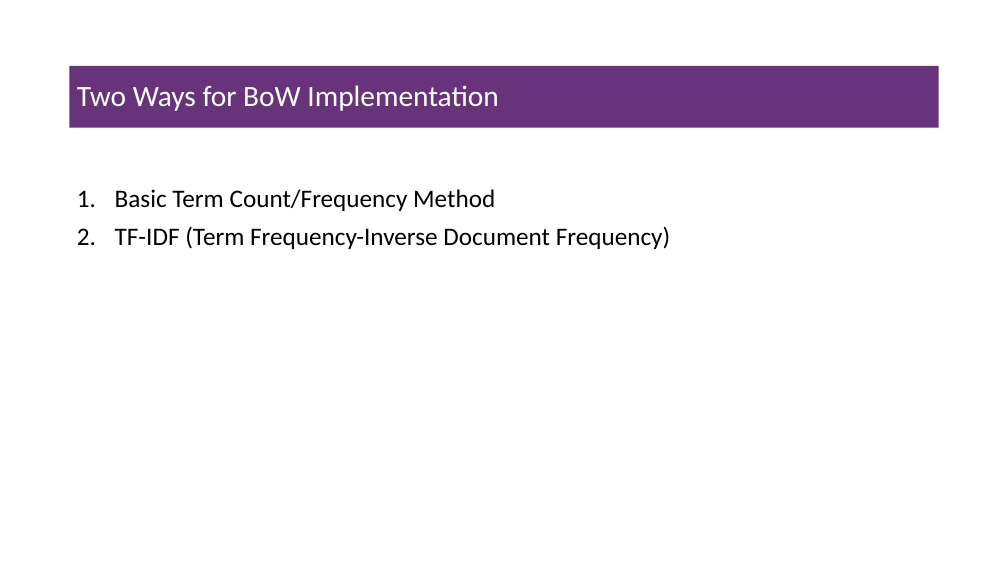
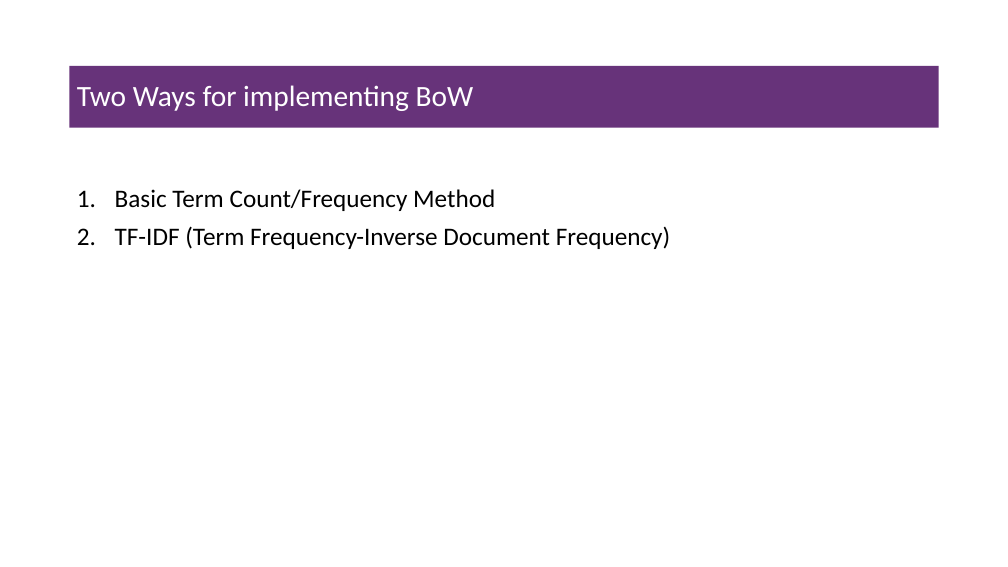
Before and after one commit to msfasha/307307-BI-Methods, a slide deck: slide 21 of 20242-NLP-LLM/lecture notes/Part 1 - Introduction to NLP/1.1-introduction to NLP.pptx (slide 18 before the commit). Drawn at 1008x567 pixels with LibreOffice and Linux fonts; fonts in the diff are those of the drawing; background and template pictures are left out. Boxes give left, top, right and bottom in pixels: in the first picture for what was removed or moved away, otherwise in the second. Text is boxed around its words. In the diff, an @@ line names an element or a change of style, - is before the commit and + after.

```diff
--- a/20242-NLP-LLM/lecture notes/Part 1 - Introduction to NLP/1.1-introduction to NLP.pptx
+++ b/20242-NLP-LLM/lecture notes/Part 1 - Introduction to NLP/1.1-introduction to NLP.pptx
@@ title at <box>77,85,474,111</box>: text changed @@
-Two Ways for BoW Implementation
+Two Ways for implementing BoW
```
Also in this commit, not shown: 24 other slides changed, 4 slides added, 5 slides removed, 2 other files.
